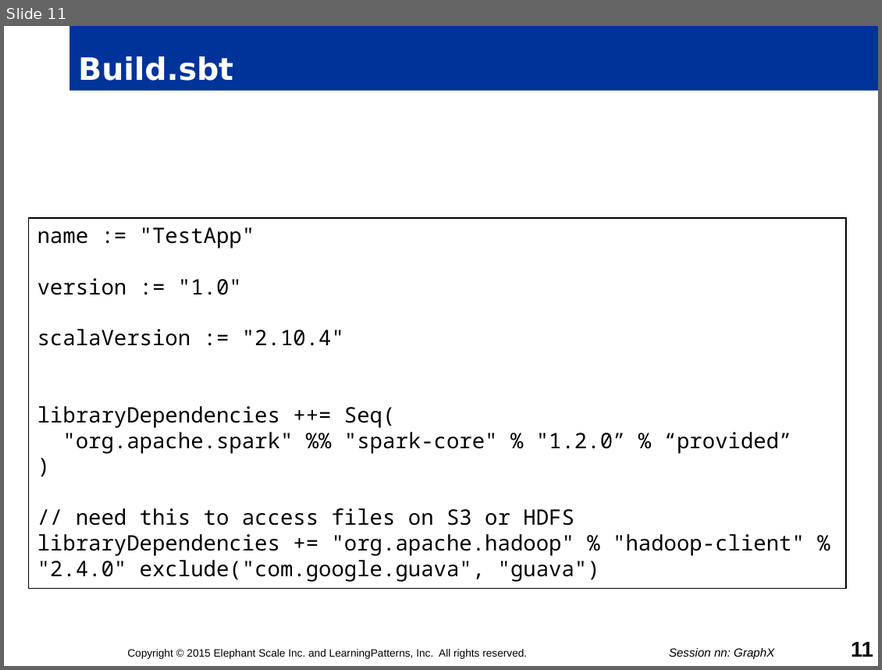
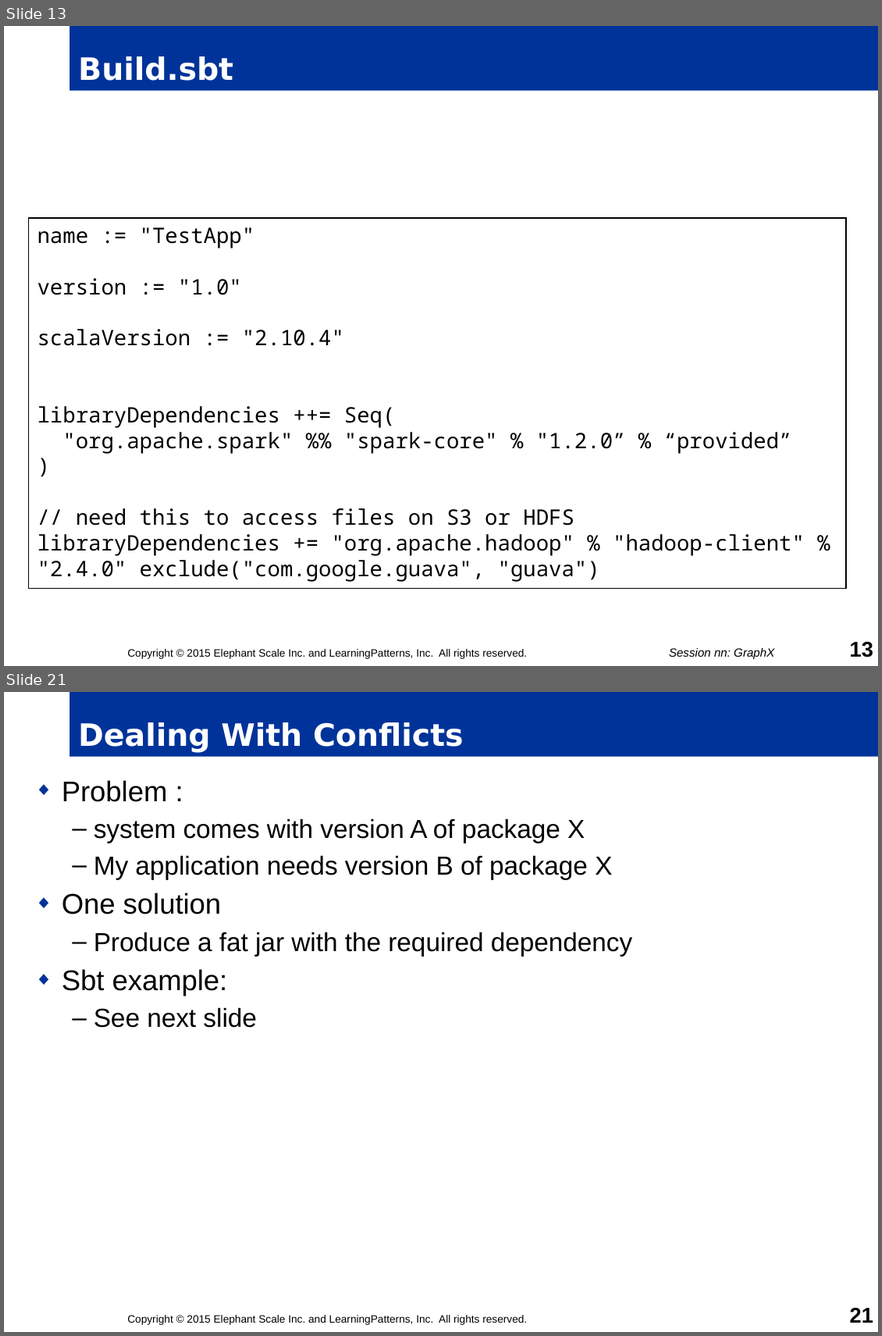
Before and after one commit to mattvinks/spark-labs, a slide deck: slides/05-Spark_API.pptm. Shown one above the other, each under a label of ours: slide 11 before the commit, slides 13 and 21 after it; the slides between them are not shown. The pictures are 882x670 and 882x1336 pixels, drawn with LibreOffice and Linux fonts; fonts in the diff are those of the drawing; background and template pictures are left out. Boxes give left, top, right and bottom in pixels: in the first picture for what was removed or moved away, otherwise in the second. Text is boxed around its words. In the diff, an @@ line names an element or a change of style, - is before the commit and + after.

```diff
--- a/slides/05-Spark_API.pptm
+++ b/slides/05-Spark_API.pptm
@@ slide 21 added at (x1=4, y1=692, x2=878, y2=1332), background #FFFFFF @@
@@ title added at (x1=70, y1=692, x2=878, y2=757), fill #003399, 26 pt, text #FFFFFF, bold @@
+Dealing With Conflicts
@@ text added at (x1=62, y1=780, x2=633, y2=1027), 22 pt, text #000000 @@
+◆ Problem :
+  – system comes with version A of package X
+  – My application needs version B of package X
+◆ One solution
+  – Produce a fat jar with the required dependency
+◆ Sbt example:
+  – See next slide
@@ text added at (x1=127, y1=1314, x2=527, y2=1325), 9 pt, text #000000 @@
+Copyright © 2015 Elephant Scale Inc. and LearningPatterns, Inc. All rights reserved.
@@ page number added at (x1=850, y1=1307, x2=873, y2=1322), 18 pt, text #000000, bold @@
+21
@@ what was slide 11 is now slide 13 @@
@@ page number at (x1=850, y1=641, x2=873, y2=657): text changed @@
-11
+13
```
Also in this commit, not shown: 5 slides changed, 17 other slides added, 1 other file.
